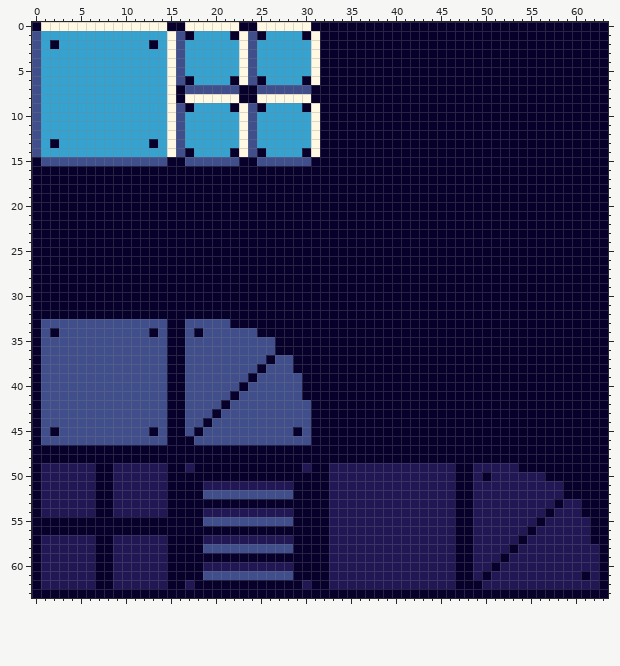
A pixel-art sprite gets an edit: game/assets/textures/tileset/tiles.png. The first picture shows the starting point.
The file is 64x64 pixels. Colours within 5 levels of each other are drawn and written as one.
After:
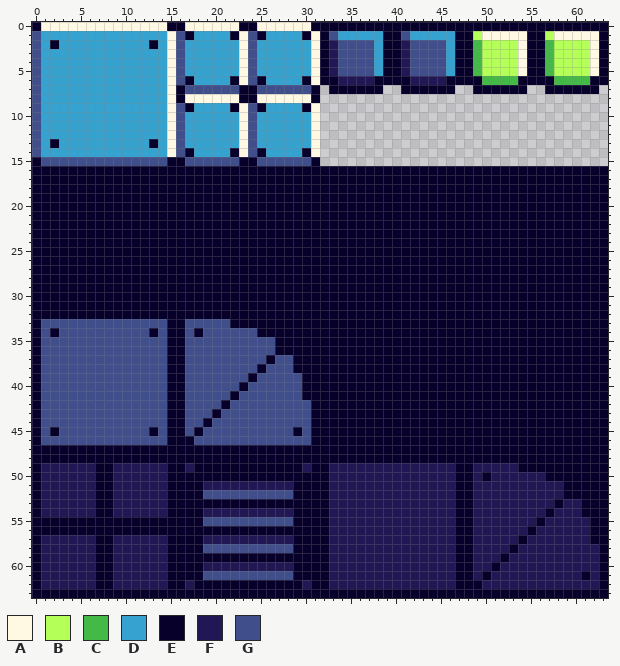
Palette (. is transparent): A #fff8e3  B #b4ff58  C #45b948  D #35a2d0  E #07002b  F #211755  G #404e8c
Change:
Changed rows in their new state; - is an unchanged pixel.
first column x 32:
 1 -GDDDDD--GDDDDD--BAAAAA--BAAAAA-
 2 -FGGGGD--FGGGGD--CBBBBA--CBBBBA-
 3 -FGGGGD--FGGGGD--CBBBBA--CBBBBA-
 4 -FGGGGD--FGGGGD--CBBBBA--CBBBBA-
 5 -FGGGGD--FGGGGD--CBBBBA--CBBBBA-
 6 --FFFF----FFFF----CCCC----CCCC--
 7 .------..------..------..------.
 8 ................................
 9 ................................
10 ................................
11 ................................
12 ................................
13 ................................
14 ................................
15 ................................
Boxes around the changes in both pictures, in picture pixels (x1, y1, x2, y2):
changed: (320, 31, 608, 166)
